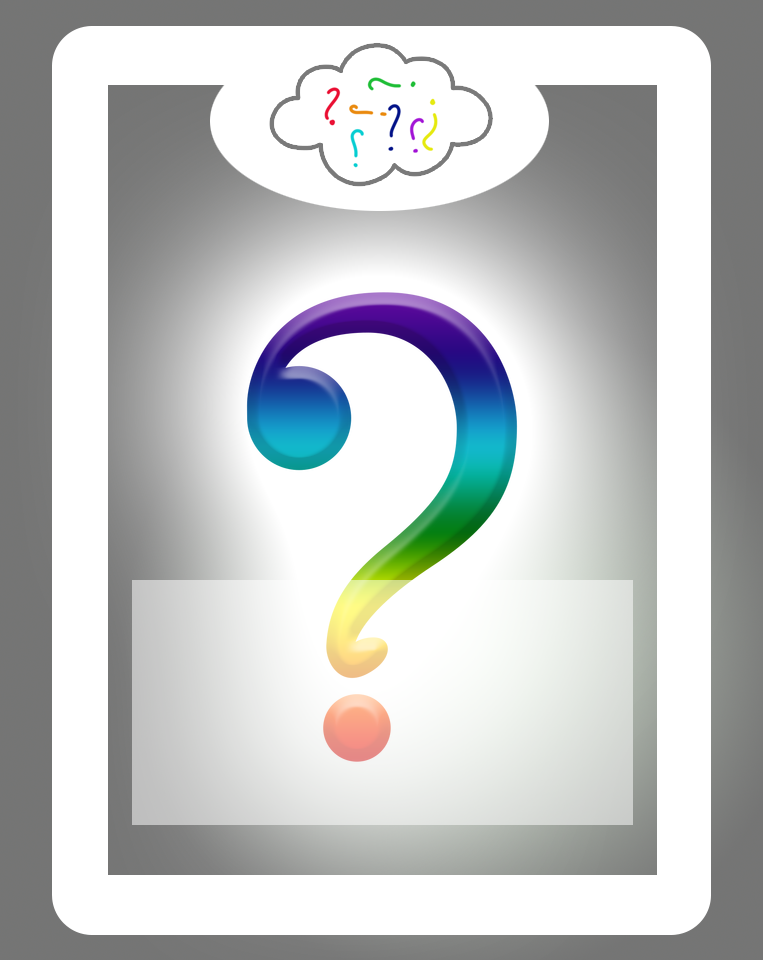
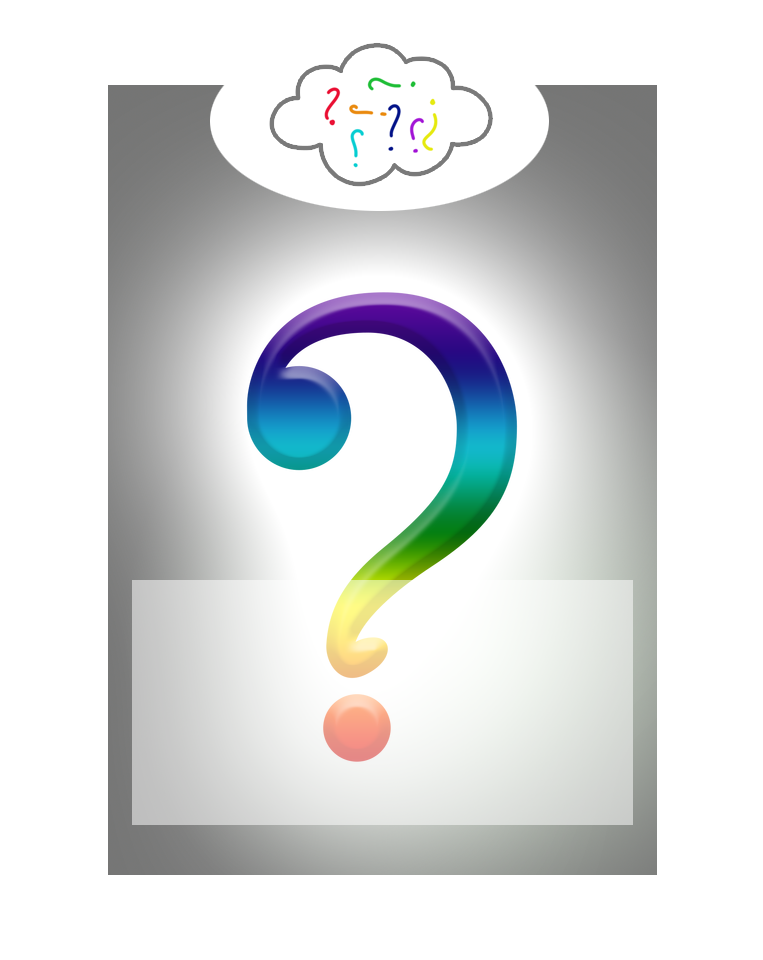
Comparing the layer stacks of the two 763×960 images. Changes:
painted on "Layer 2" over bbox(0, 0, 763, 960)
